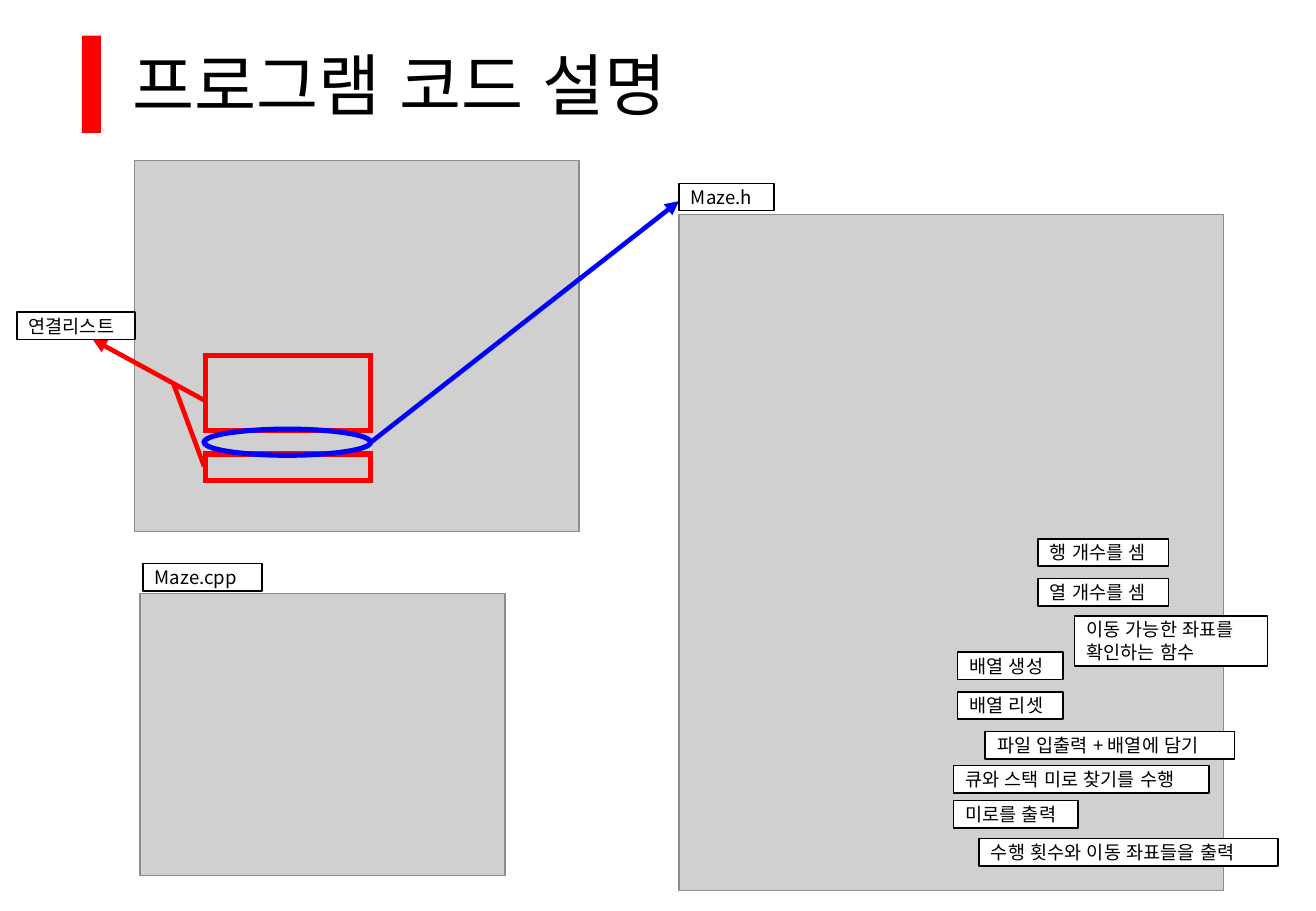
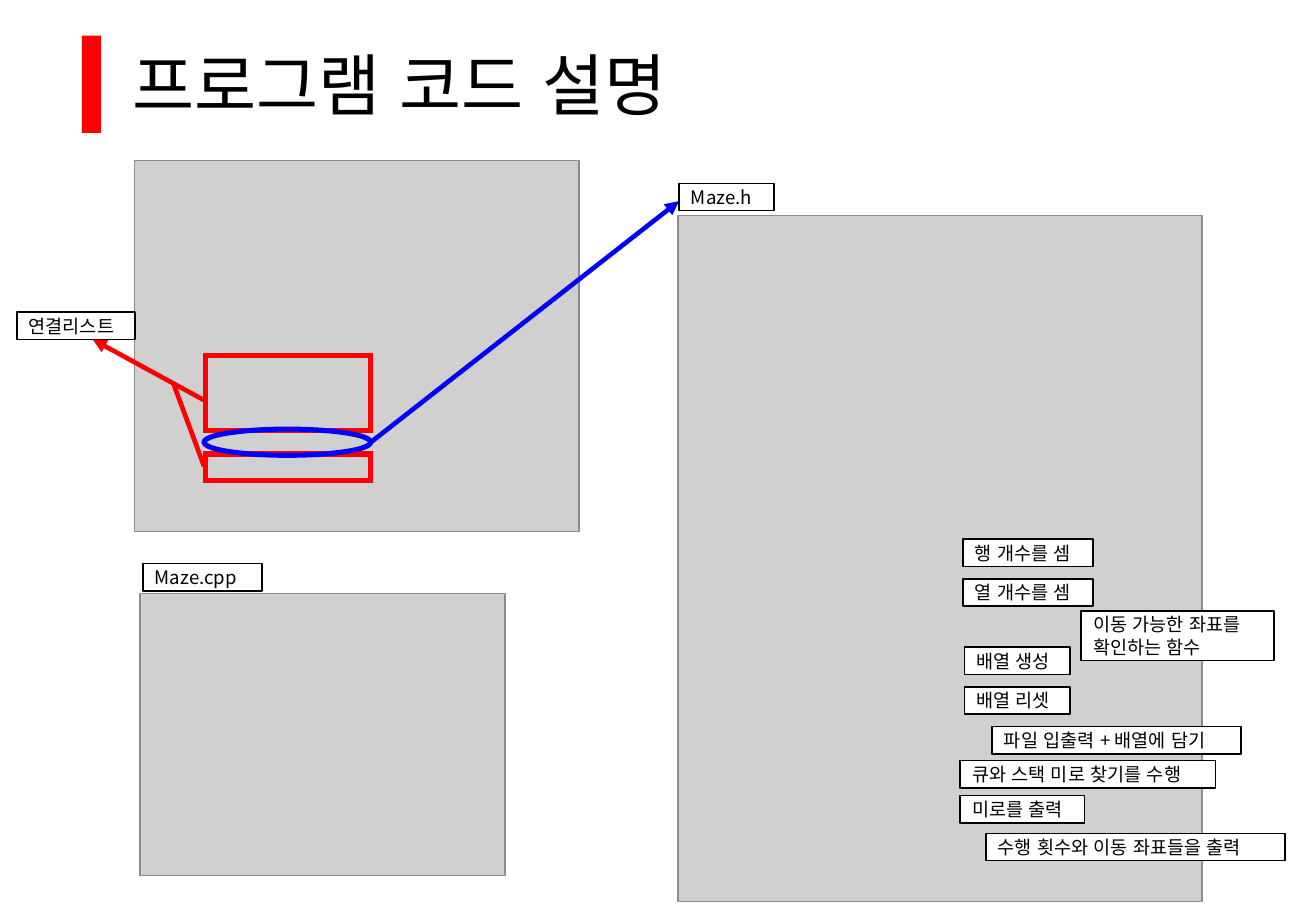
Before and after one commit to JaehaJung/MazeProject, a slide deck: slide 4 of 미로 프로젝트.pptx. Drawn at 1316x911 pixels with LibreOffice and Linux fonts; fonts in the diff are those of the drawing; grey boxes stand for pictures. Boxes give left, top, right and bottom in pixels: in the first picture for what was removed or moved away, otherwise in the second. Text is boxed around its words. In the diff, an @@ line names an element or a change of style, - is before the commit and + after.

```diff
--- a/미로 프로젝트.pptx
+++ b/미로 프로젝트.pptx
@@ picture: place and size @@
-picture at bbox=[679, 215, 1224, 891]
+picture at bbox=[678, 216, 1202, 903]
@@ rectangle "행 개수를 셈": place and size @@
-rectangle "행 개수를 셈" at bbox=[1039, 540, 1169, 566]
+rectangle "행 개수를 셈" at bbox=[964, 540, 1094, 566]
@@ rectangle "열 개수를 셈": place and size @@
-rectangle "열 개수를 셈" at bbox=[1039, 578, 1169, 605]
+rectangle "열 개수를 셈" at bbox=[964, 580, 1094, 606]
@@ 6 rectangles: place and size @@
-6 rectangles at bbox=[954, 616, 1278, 865]
+6 rectangles at bbox=[960, 611, 1284, 860]
@@ rectangle "파일 입출력 + 배열에 담기": place and size @@
-rectangle "파일 입출력 + 배열에 담기" at bbox=[985, 732, 1235, 758]
+rectangle "파일 입출력 + 배열에 담기" at bbox=[993, 727, 1242, 753]
```
Also in this commit, not shown: 1 other file.
